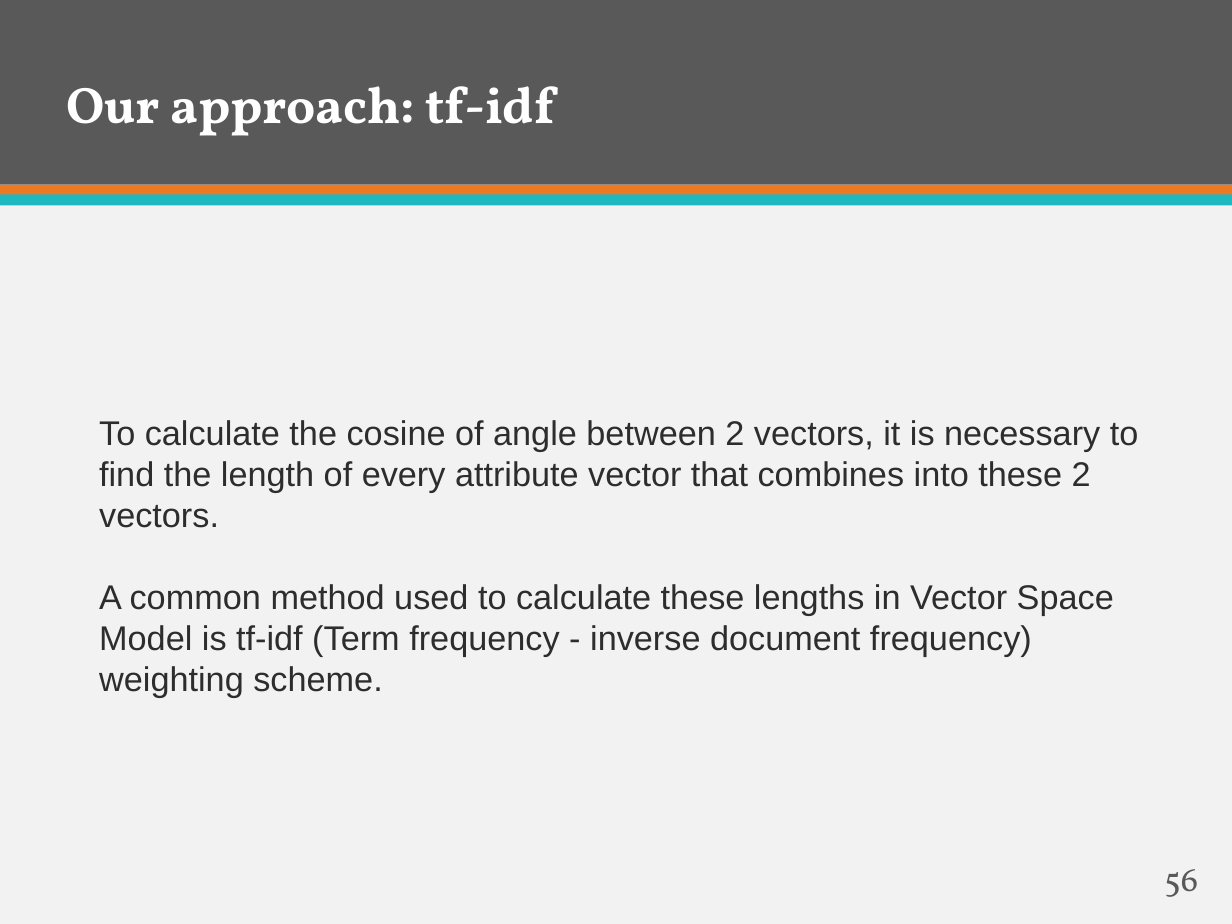
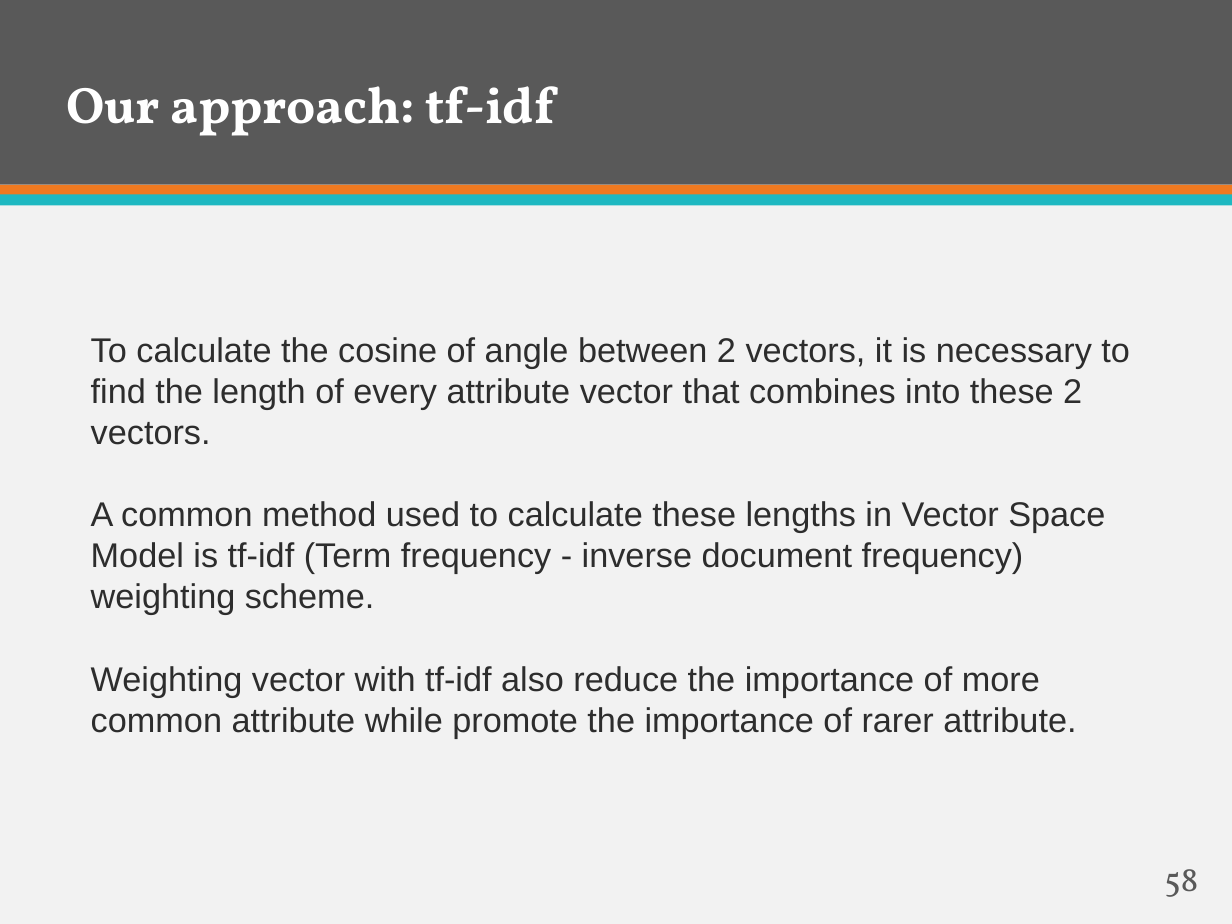
Before and after one commit to firzgard/CarRentalPortal, a slide deck: slide 58 of slide/CAR RENTAL PORTAL-Official.pptx (slide 56 before the commit). Drawn at 1232x924 pixels with LibreOffice and Linux fonts; fonts in the diff are those of the drawing. Boxes give left, top, right and bottom in pixels: in the first picture for what was removed or moved away, otherwise in the second. Text is boxed around its words. In the diff, an @@ line names an element or a change of style, - is before the commit and + after.

```diff
--- a/slide/CAR RENTAL PORTAL-Official.pptx
+++ b/slide/CAR RENTAL PORTAL-Official.pptx
@@ text "To calculate the cosine of ...": place and size @@
-text "To calculate the cosine of ..." at (99,420,1139,698)
+text "To calculate the cosine of ..." at (91,337,1130,738)
@@ text at (91,666,1076,738): paragraph added @@
+Weighting vector with tf-idf also reduce the importance of more common attribute while promote the importance of rarer attribute.
@@ page number at (1164,869,1198,897): text changed @@
-56
+58
```
Also in this commit, not shown: 5 other slides changed, 2 slides added.
